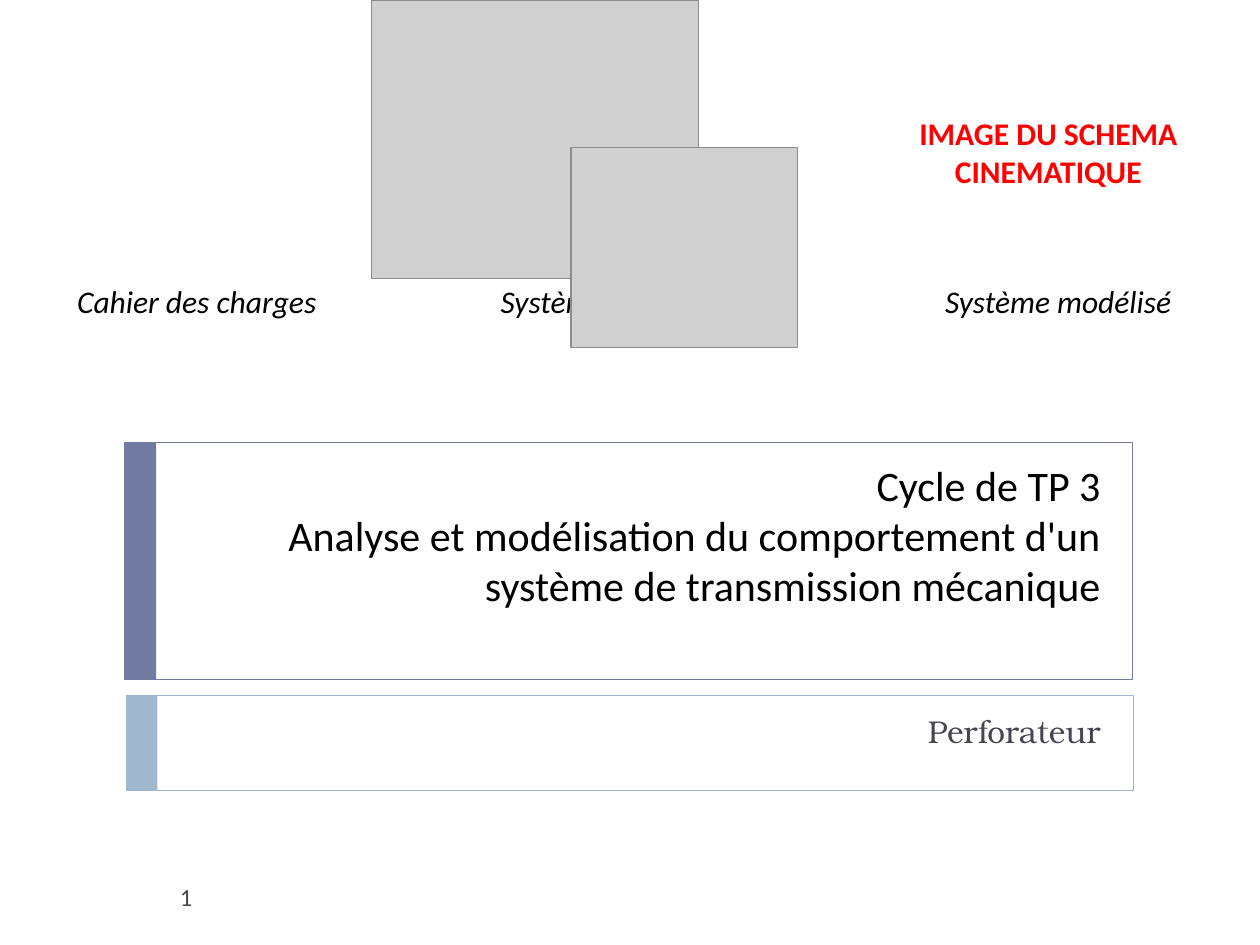
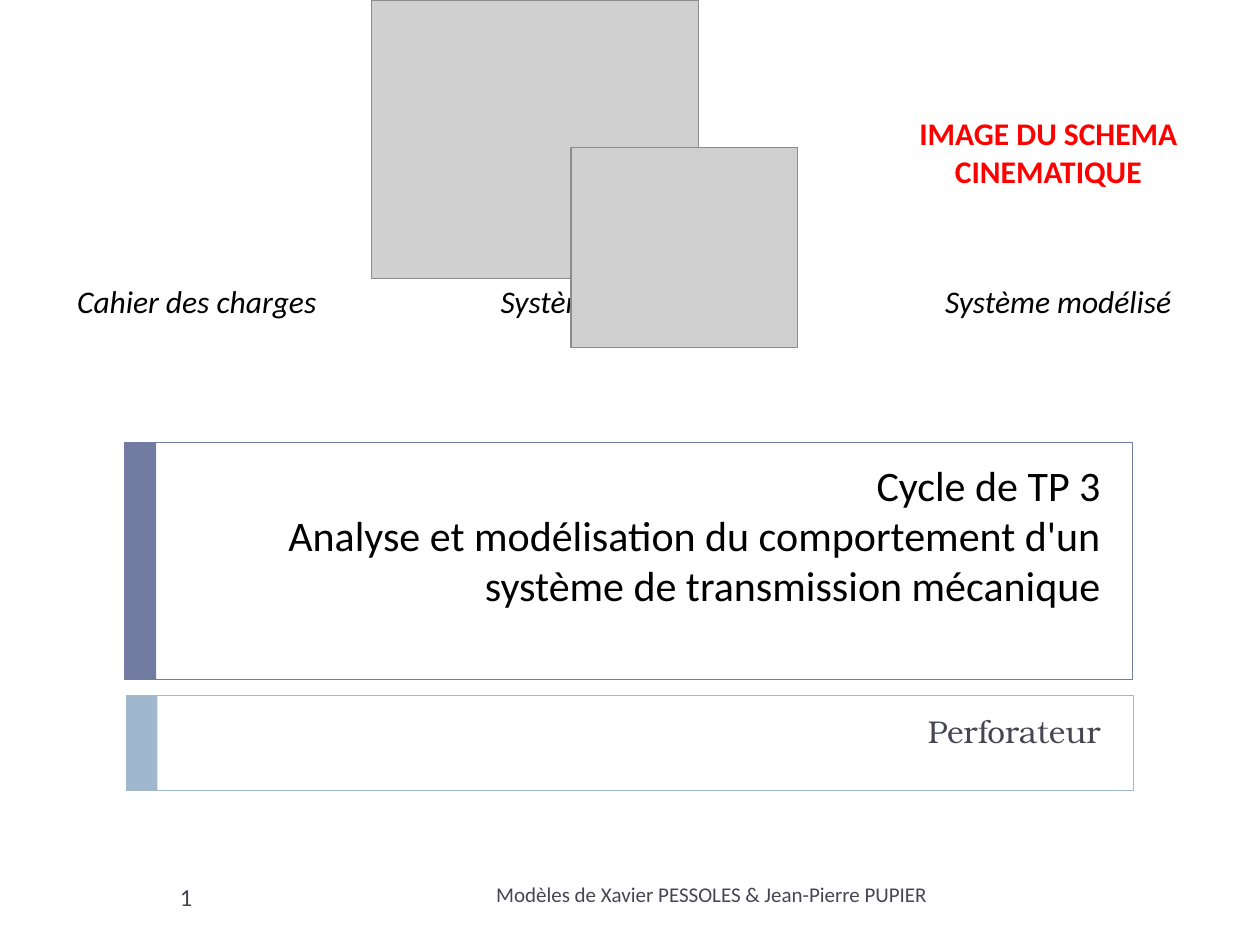
Before and after one commit to xpessoles/TP_2014_2015, a slide deck: slide 1 of Cycle_03_Analyser_Modeliser_Cin/Perforateur/Presentation_Perforateur_Eleve.pptx. Drawn at 1260x945 pixels with LibreOffice and Linux fonts; fonts in the diff are those of the drawing; grey boxes stand for pictures. Boxes give left, top, right and bottom in pixels: in the first picture for what was removed or moved away, otherwise in the second. Text is boxed around its words. In the diff, an @@ line names an element or a change of style, - is before the commit and + after.

```diff
--- a/Cycle_03_Analyser_Modeliser_Cin/Perforateur/Presentation_Perforateur_Eleve.pptx
+++ b/Cycle_03_Analyser_Modeliser_Cin/Perforateur/Presentation_Perforateur_Eleve.pptx
@@ text added at [496,887,927,902], 12 pt, text #464653 @@
+Modèles de Xavier PESSOLES & Jean-Pierre PUPIER
```
Also in this commit, not shown: 20 other slides changed, 44 other files.
